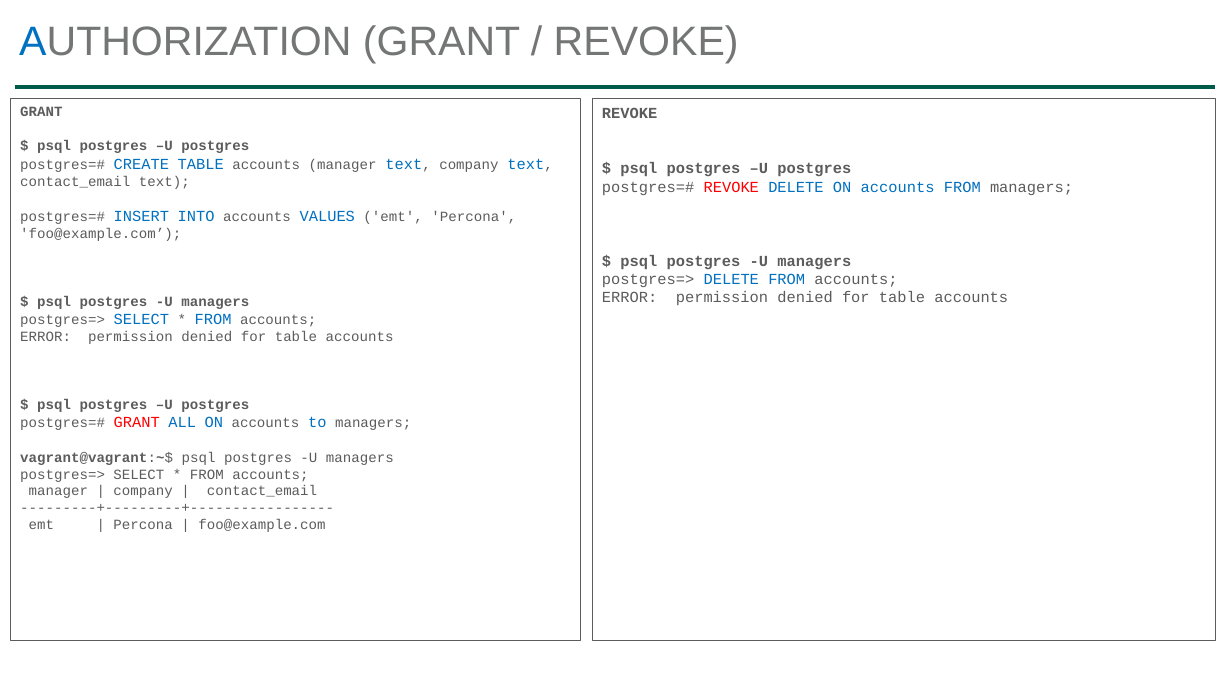
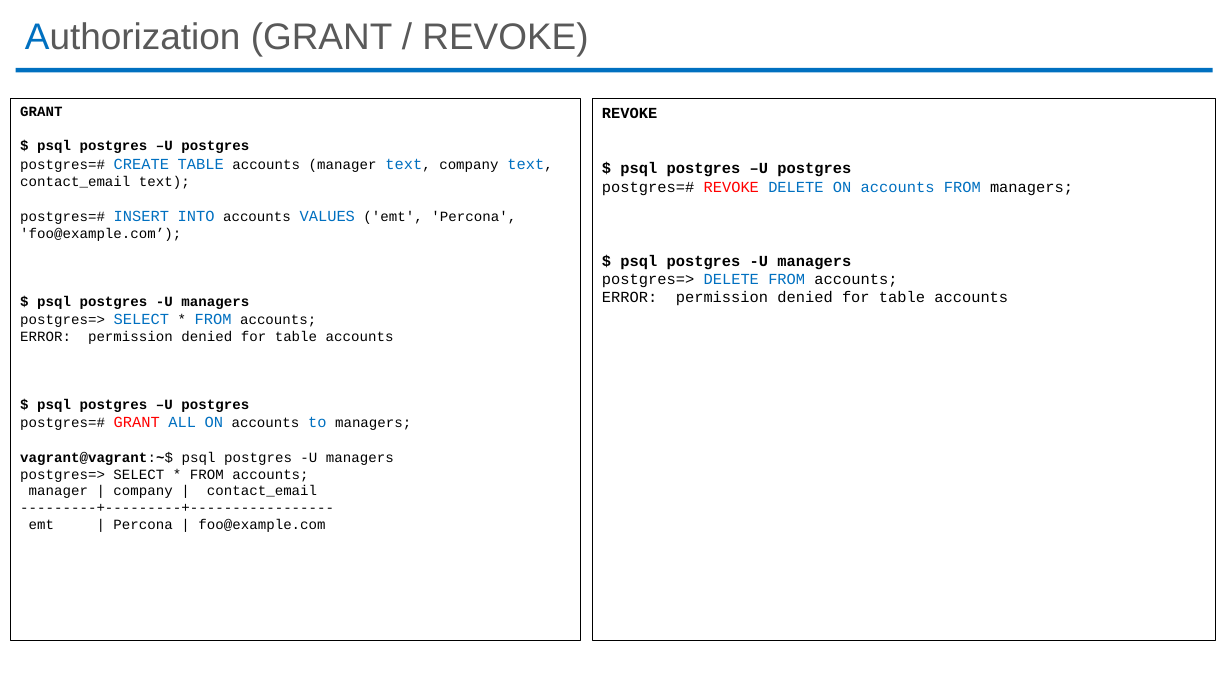
Before and after one commit to ibrarahmad/PostgreSQLTalks, a slide deck: slide 14 of PostgreSQL-Security.pptx (slide 10 before the commit). Drawn at 1232x693 pixels with LibreOffice and Linux fonts; fonts in the diff are those of the drawing. Boxes give left, top, right and bottom in pixels: in the first picture for what was removed or moved away, otherwise in the second. Text is boxed around its words. In the diff, an @@ line names an element or a change of style, - is before the commit and + after.

Commit message:
PostgreSQL Conference CHINA and PGConf Asia 2020.
    1 - Deep Dive ToPostgreSQL Indexes
    2 - Performance Tuning
    3 - PostgreSQL Security

```diff
--- a/PostgreSQL-Security.pptx
+++ b/PostgreSQL-Security.pptx
@@ title at (x1=25, y1=22, x2=588, y2=56): text changed; size 32 to 28.8 pt; text colour #747676 to #595959 @@
-AUTHORIZATION (GRANT / REVOKE)
+Authorization (GRANT / REVOKE)
@@ line removed from (15, 87) to (1215, 87) @@
@@ rectangle added at (x1=16, y1=67, x2=1214, y2=72), fill #0070C0 @@
@@ rectangle "GRANT" at (x1=11, y1=98, x2=581, y2=640): text colour #5C5C5C to #000000 in "GRANT", "$ psql postgres –U postgres", "postgres=# accounts (manager text, company text, contact_ema ...", "postgres=# accounts ('emt', 'Percona', 'foo@example.com’);" and 10 more places; outline #5C5C5C 0.75 pt to #000000 0.75 pt @@
@@ rectangle "REVOKE" at (x1=592, y1=98, x2=1215, y2=640): text colour #5C5C5C to #000000 in "REVOKE", "$ psql postgres –U postgres", "postgres=# managers;", "$ psql postgres -U managers postgres=> accounts;" and 1 more places; outline #5C5C5C 0.75 pt to #000000 0.75 pt @@
```
Also in this commit, not shown: 15 other slides changed, 8 slides added, 3 slides removed, 4 other files.
